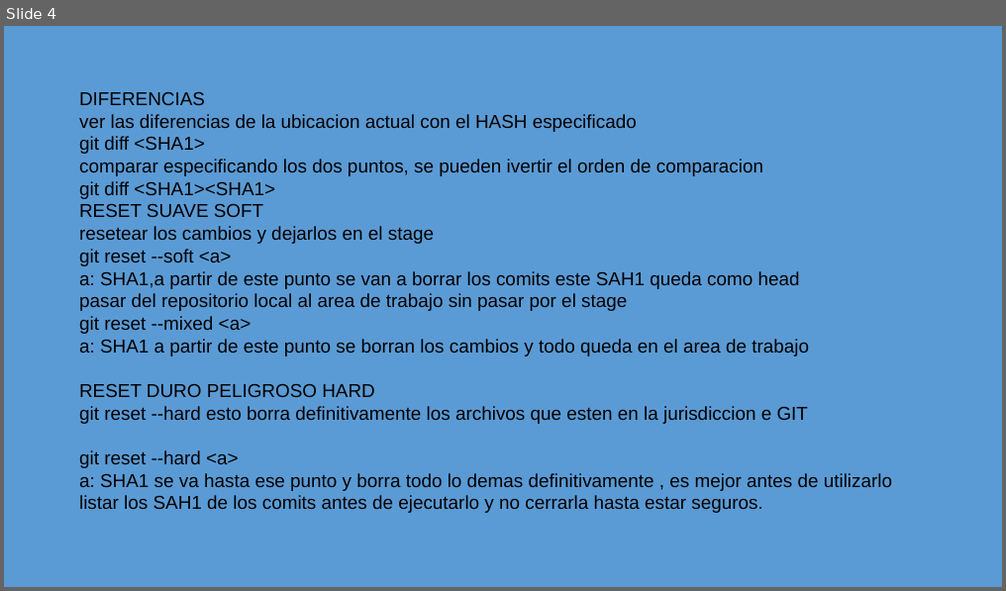
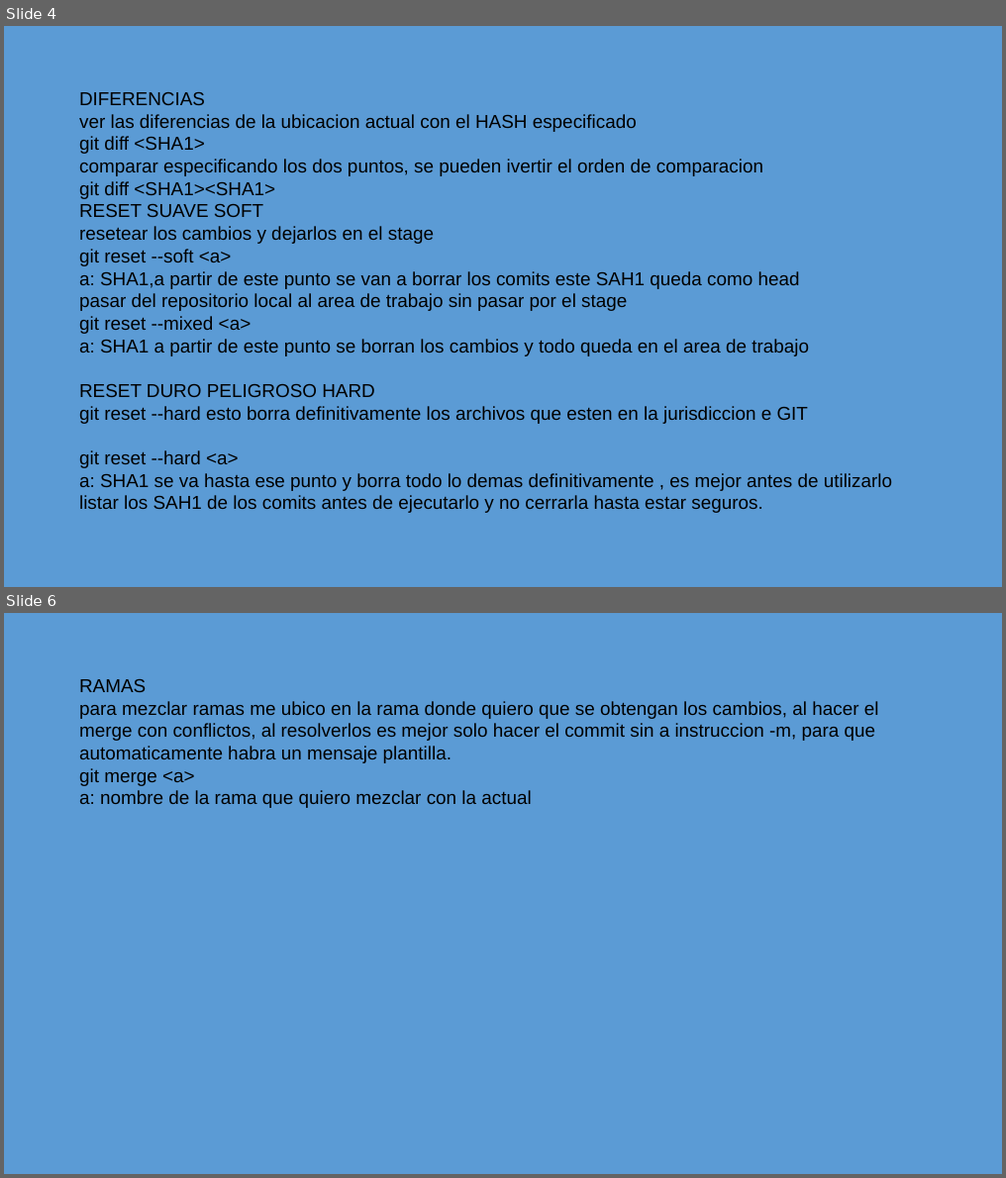
Before and after one commit to camaviga11/cursoGITv2, a slide deck: presentasionComandos.pptx. Shown one above the other, each under a label of ours: slide 4 before the commit, slides 4 and 6 after it; the slides between them are not shown. The pictures are 1006x591 and 1006x1178 pixels, drawn with LibreOffice and Linux fonts; fonts in the diff are those of the drawing. Boxes give left, top, right and bottom in pixels: in the first picture for what was removed or moved away, otherwise in the second. Text is boxed around its words. In the diff, an @@ line names an element or a change of style, - is before the commit and + after.

Commit message:
aclaraciones del merge

```diff
--- a/presentasionComandos.pptx
+++ b/presentasionComandos.pptx
@@ slide 6 added at <box>4,613,1002,1174</box>, background #5B9BD5 @@
@@ text added at <box>79,679,879,808</box>, 18 pt, text #000000 @@
+RAMAS
+para mezclar ramas me ubico en la rama donde quiero que se obtengan los cambios, al hacer el merge con conflictos, al resolverlos es mejor solo hacer el commit sin a instruccion -m, para que automaticamente habra un mensaje plantilla.
+git merge <a>
+a: nombre de la rama que quiero mezclar con la actual
```
Also in this commit, not shown: 2 slides changed.
